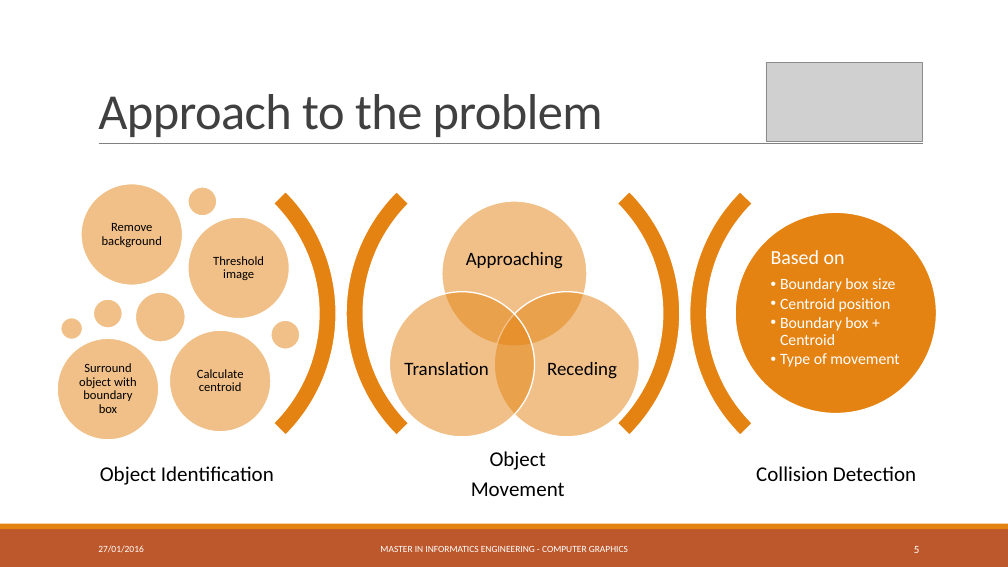
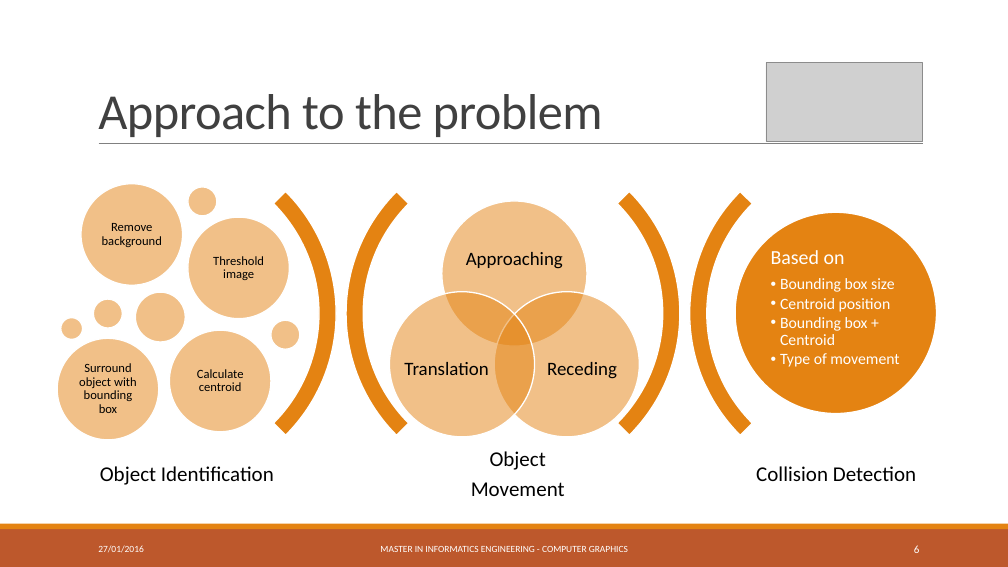
Before and after one commit to RafaelAnt/Trabalho_VpC, a slide deck: slide 6 of Presentation.pptx (slide 5 before the commit). Drawn at 1008x567 pixels with LibreOffice and Linux fonts; fonts in the diff are those of the drawing; grey boxes stand for pictures. Boxes give left, top, right and bottom in pixels: in the first picture for what was removed or moved away, otherwise in the second. Text is boxed around its words. In the diff, an @@ line names an element or a change of style, - is before the commit and + after.

```diff
--- a/Presentation.pptx
+++ b/Presentation.pptx
@@ text at bbox=[780, 278, 894, 292]: text changed @@
-  •• Boundary box size
+  •• Bounding box size
@@ text at bbox=[780, 317, 868, 345]: text changed @@
-  •• Boundary box + Centroid
+  •• Bounding box + Centroid
@@ text at bbox=[79, 363, 137, 413]: text changed @@
-Surround object with boundary box
+Surround object with bounding box
@@ page number at bbox=[914, 545, 920, 553]: text changed @@
-5
+6
```
Also in this commit, not shown: 3 other slides changed, 1 slide added.
